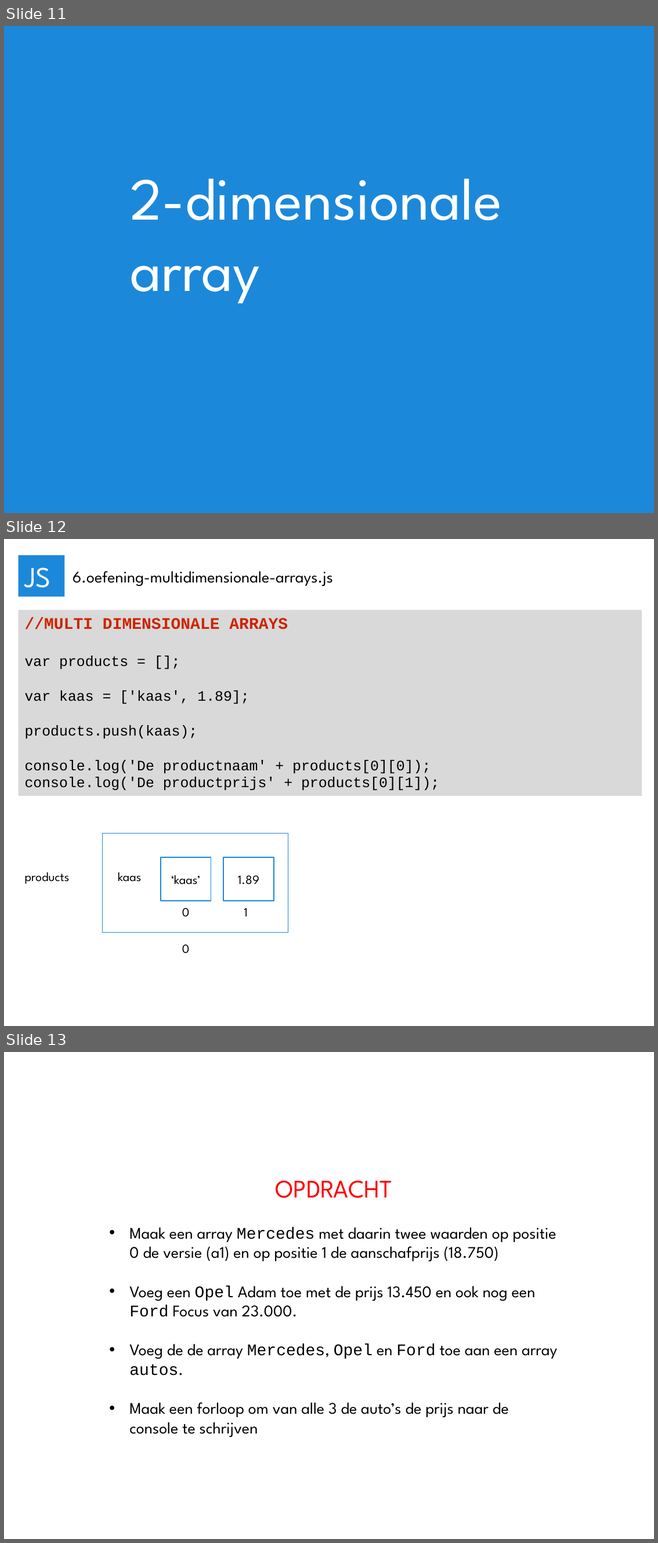
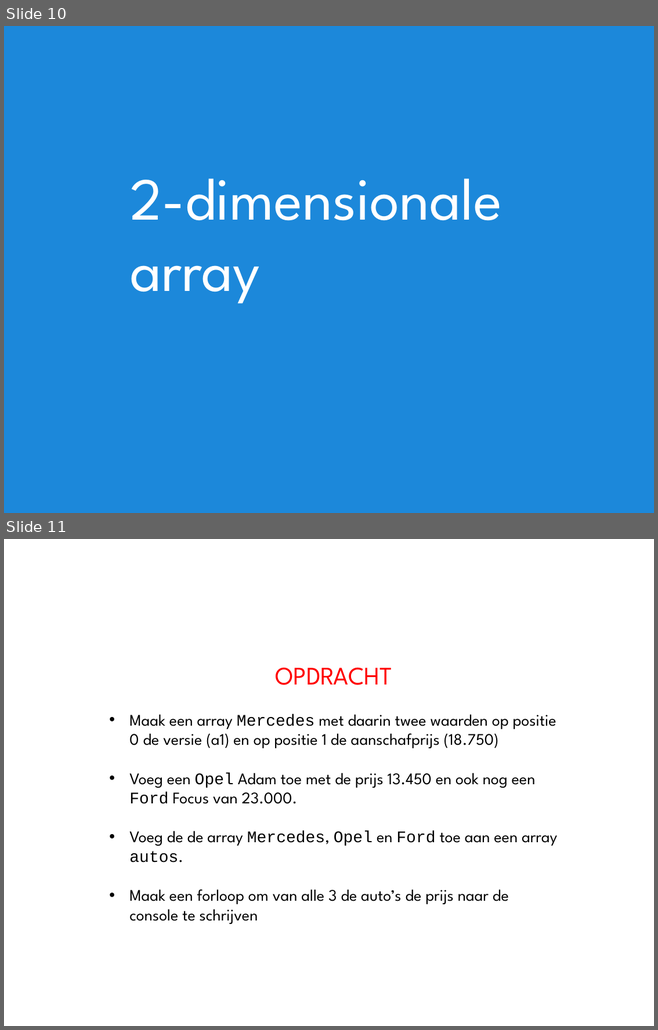
Before and after one commit to Boydbueno/imp01-2014, a slide deck: week7/2014-7-functions-boyd.pptx. Shown one above the other, each under a label of ours: slides 11, 12 and 13 before the commit, slides 10 and 11 after it. The pictures are 658x1543 and 658x1030 pixels, drawn with LibreOffice and Linux fonts; fonts in the diff are those of the drawing. Boxes give left, top, right and bottom in pixels: in the first picture for what was removed or moved away, otherwise in the second. Text is boxed around its words. In the diff, an @@ line names an element or a change of style, - is before the commit and + after.

Commit message:
Added examples functions and multidemensional arrays

```diff
--- a/week7/2014-7-functions-boyd.pptx
+++ b/week7/2014-7-functions-boyd.pptx
@@ slide 12 removed at box(4, 539, 654, 1026), background #FFFFFF @@
@@ rectangle removed at box(18, 555, 64, 597) @@
-JS
@@ text removed at box(72, 571, 333, 586) @@
-6.oefening-multidimensionale-arrays.js
@@ rectangle removed at box(18, 610, 641, 795) @@
-//MULTI DIMENSIONALE ARRAYS
-var products = [];
-var kaas = ['kaas', 1.89];
-products.push(kaas);
-console.log('De productnaam' + products[0][0]);
-console.log('De productprijs' + products[0][1]);
@@ rectangle removed at box(102, 833, 288, 933) @@
@@ rectangle removed at box(161, 857, 210, 901) @@
-‘kaas’
@@ rectangle removed at box(224, 857, 274, 901) @@
-1.89
@@ text removed at box(25, 873, 70, 884) @@
-products
@@ text removed at box(118, 873, 141, 882) @@
-kaas
@@ text removed at box(182, 908, 190, 917) @@
-0
@@ text removed at box(244, 908, 248, 917) @@
-1
@@ text removed at box(182, 944, 190, 954) @@
-0
@@ what was slide 11 is now slide 10 @@
@@ what was slide 13 is now slide 11 @@
```
Also in this commit, not shown: 1 other slide removed, 4 other files.
